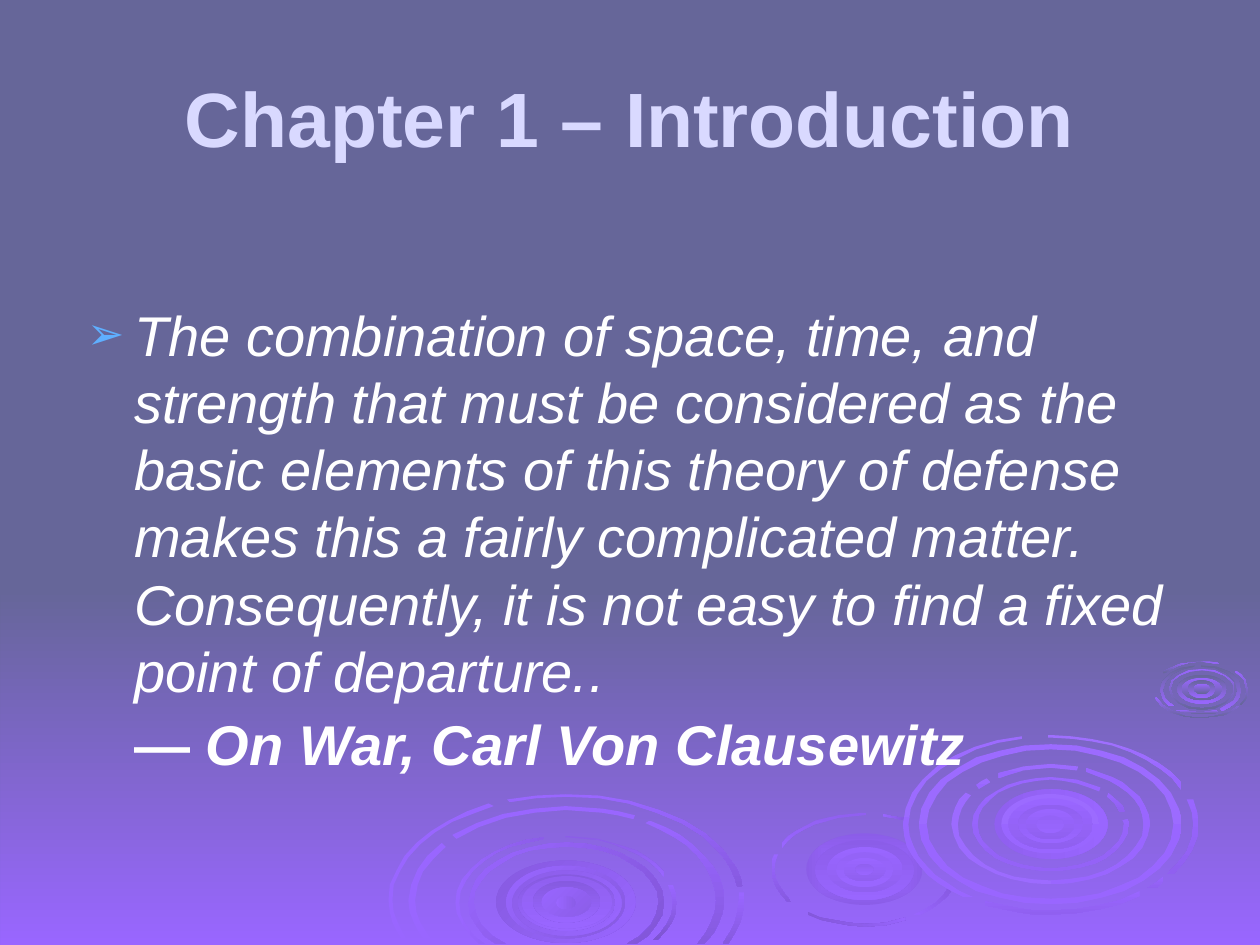
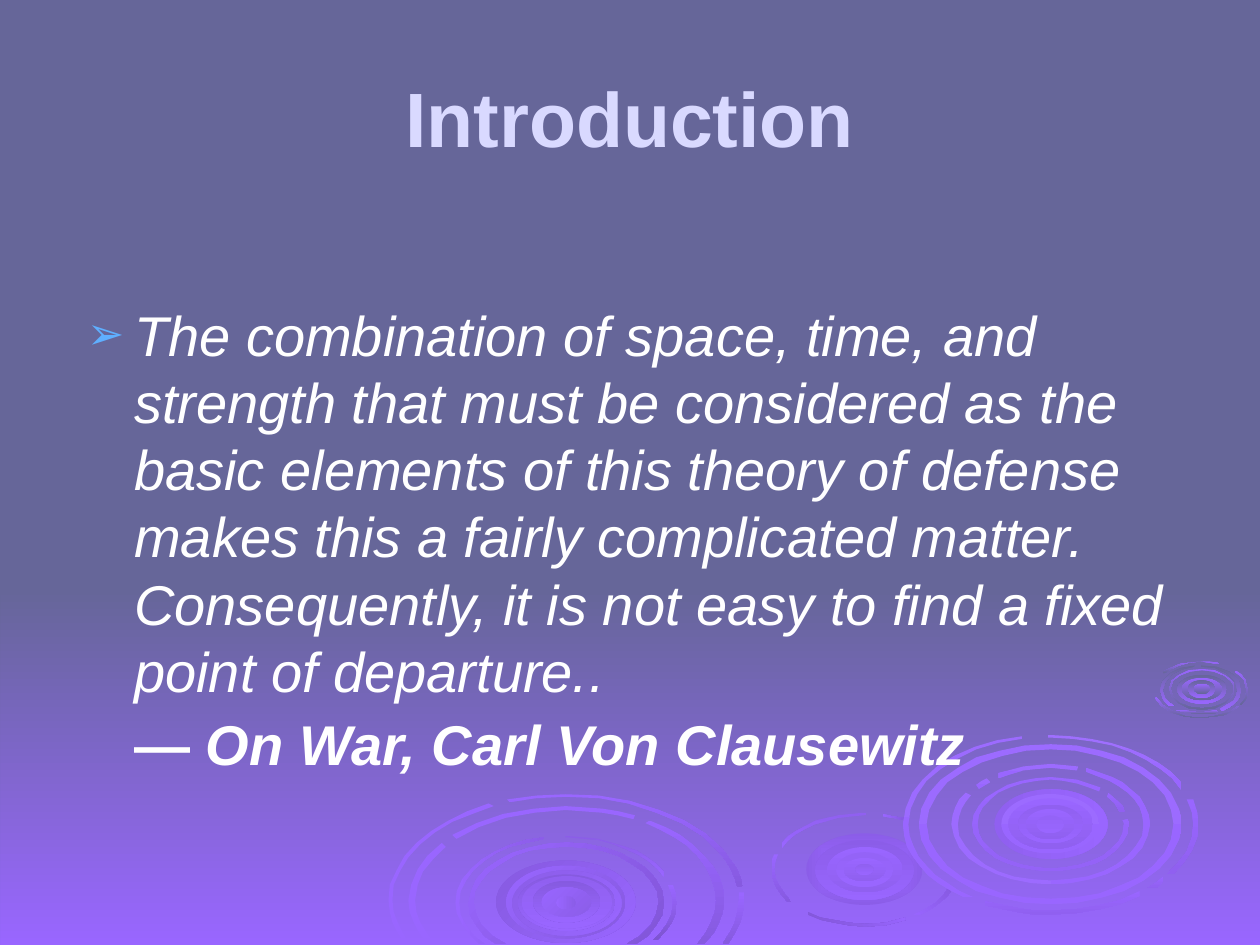
Before and after one commit to HatimAlsuwat/HatimAlsuwat.github.io, a slide deck: slide 8 of IntroductionToCryptography/ch01.ppt (slide 9 before the commit). Drawn at 1260x945 pixels with LibreOffice and Linux fonts; fonts in the diff are those of the drawing; background and template pictures are left out. Boxes give left, top, right and bottom in pixels: in the first picture for what was removed or moved away, otherwise in the second. Text is boxed around its words. In the diff, an @@ line names an element or a change of style, - is before the commit and + after.

```diff
--- a/IntroductionToCryptography/ch01.ppt
+++ b/IntroductionToCryptography/ch01.ppt
@@ title at (x1=405, y1=91, x2=853, y2=148): text changed @@
-Chapter 1 – Introduction
+Introduction
```
Also in this commit, not shown: 5 other slides changed, 1 slide removed.
